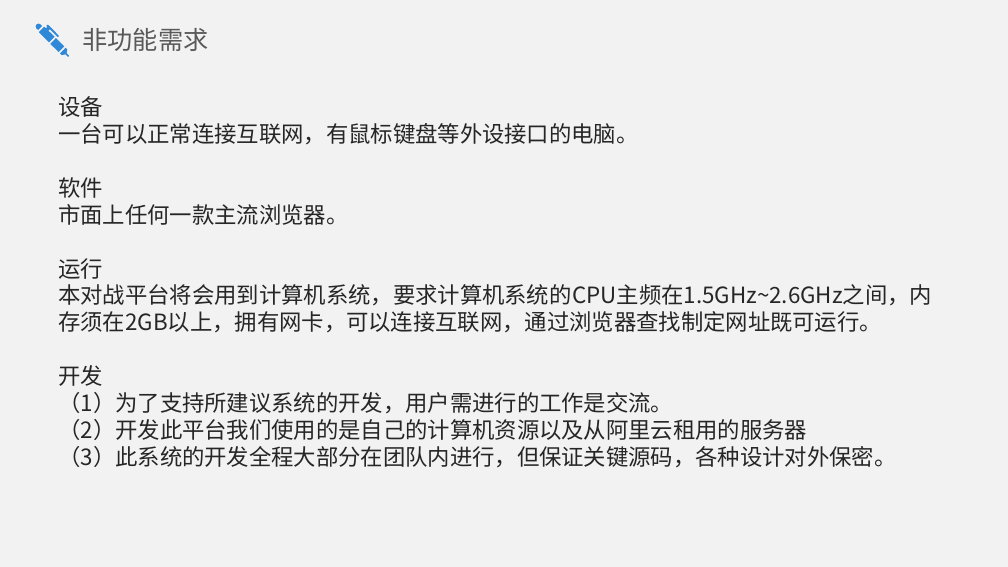
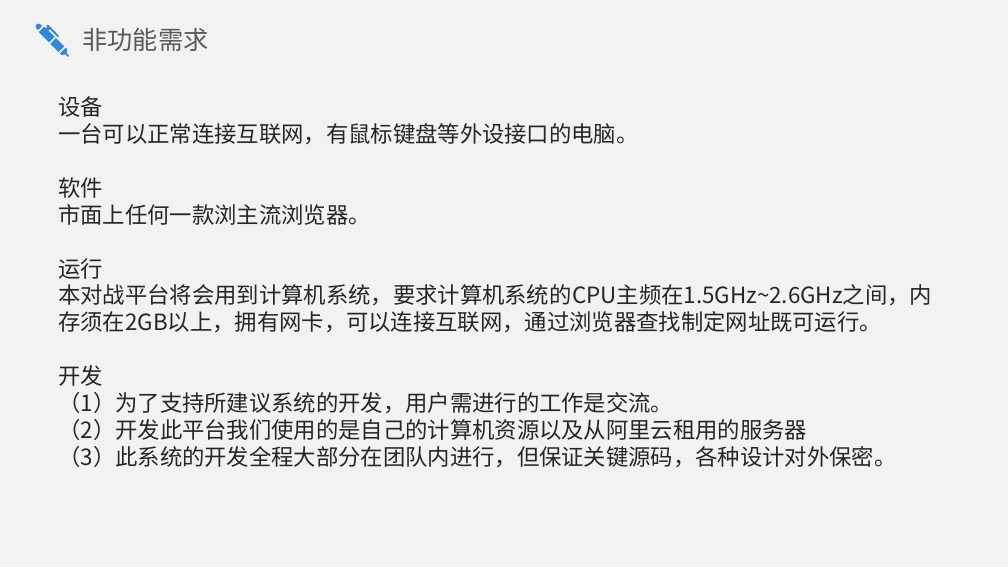
Before and after one commit to SE2020-G02/OurSudoku, a slide deck: slide 26 of SE2020-G02-需求规格说明/SRS v0.0.4.pptx. Drawn at 1008x567 pixels with LibreOffice and Linux fonts; fonts in the diff are those of the drawing. Boxes give left, top, right and bottom in pixels: in the first picture for what was removed or moved away, otherwise in the second. Text is boxed around its words. In the diff, an @@ line names an element or a change of style, - is before the commit and + after.

```diff
--- a/SE2020-G02-需求规格说明/SRS v0.0.4.pptx
+++ b/SE2020-G02-需求规格说明/SRS v0.0.4.pptx
@@ text at <box>58,204,370,225</box>: text changed @@
-市面上任何一款主流浏览器。
+市面上任何一款浏主流浏览器。
```
Also in this commit, not shown: 3 other slides changed, 4 other files.
